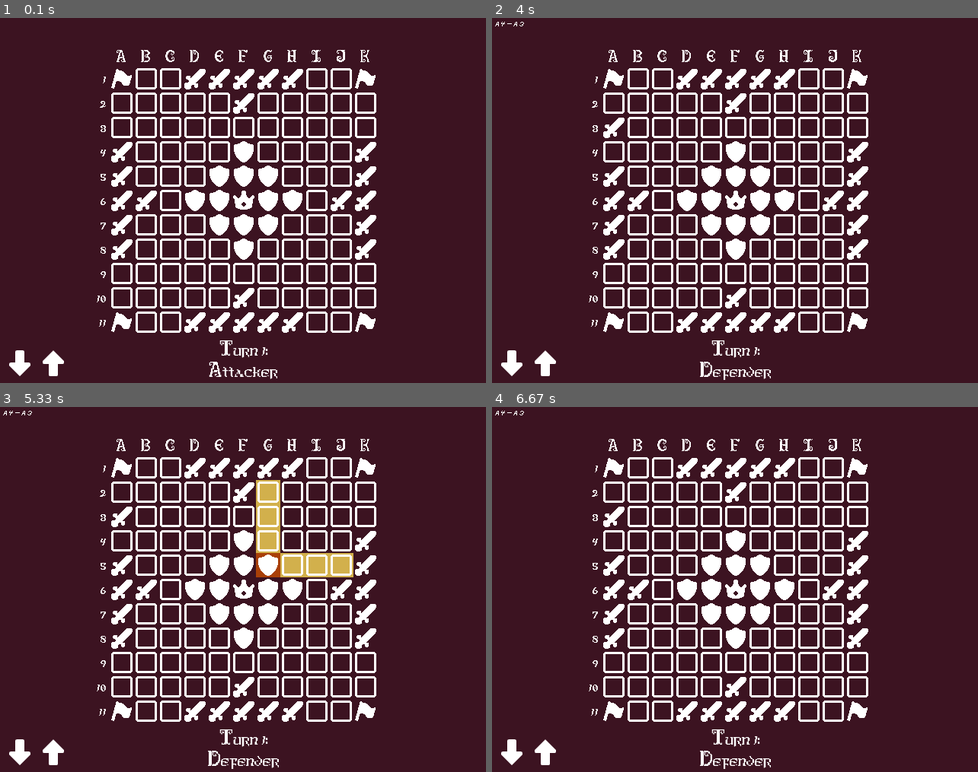
Above: before the commit, frames 1-4 (two rows, left to right).
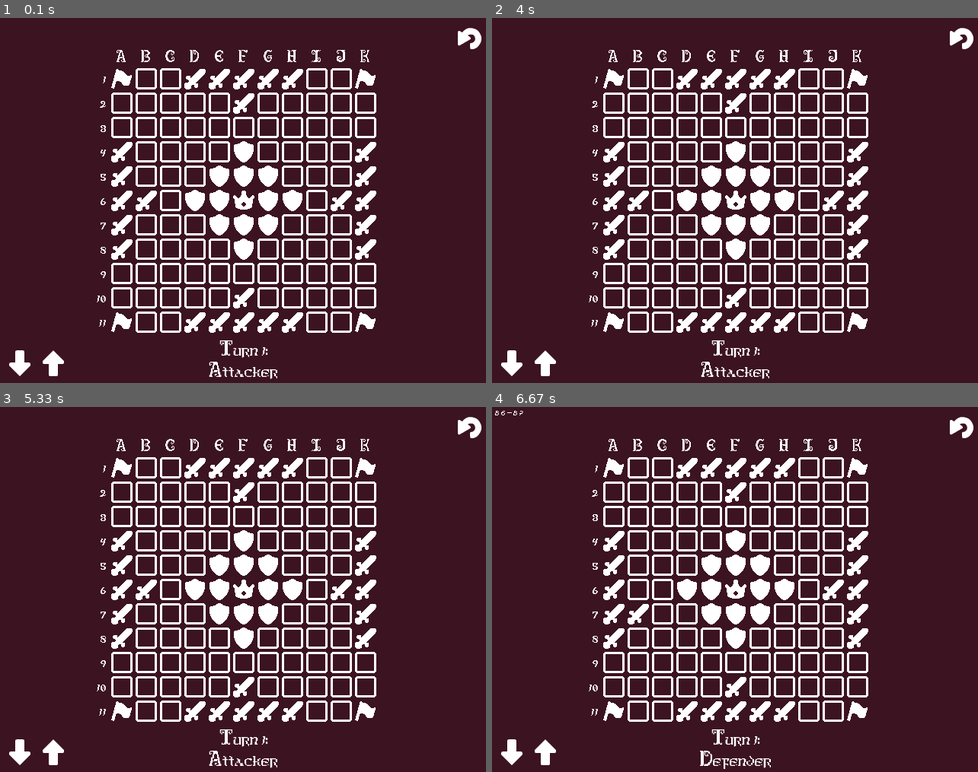
Above: after the commit, the same moments.

Repository: joaquinkiko/hnefatafl-pygame
Game: pygame game, started from main.py
The game is run twice, just before and just after one commit, with the same random seed, the same clock (stepped at 60 frames per second) and the same inputs.
Inputs (mouse positions are in pixels of both pictures, inside the frame that each line leads up to):
- Up to frame 1 (0.1 s): no input
- Up to frame 2 (4 s): click (958, 36) at 0.38 s; click (618, 204) at 0.72 s; click (511, 364) at 1.05 s; click (613, 153) at 1.38 s; click (618, 127) at 1.72 s; click (744, 240) at 2.05 s; click (861, 258) at 2.38 s; click (958, 36) at 3.72 s
- Up to frame 3 (5.33 s): click (121, 563) at 4.05 s; click (121, 636) at 4.38 s; click (267, 574) at 4.72 s
- Up to frame 4 (6.67 s): click (866, 629) at 5.55 s; click (637, 589) at 5.88 s; click (642, 618) at 6.22 s

The runs differ from the first frame. In frame 1, 0.2% of the frame differs, in the area x 94-100%, y 2-9%; in frame 2, 0.8%; in frame 3, 2.4%, in the area x 0-100%, y 1-100%; in frame 4, 0.9%.

Commit message:
Add reset button

Diff:
--- a/hnefatafl.py
+++ b/hnefatafl.py
@@ -95,10 +95,10 @@
         self.width: int = width
         self.height: int = height
         self.king: Position = king
-        self.attackers: list[Position] = attackers
-        self.defenders: list[Position] = defenders
-        self.escape_spaces: list[Position] = escape_spaces
-        self.restricted_spaces: list[Position] = restricted_spaces
+        self.attackers: list[Position] = attackers.copy()
+        self.defenders: list[Position] = defenders.copy()
+        self.escape_spaces: list[Position] = escape_spaces.copy()
+        self.restricted_spaces: list[Position] = restricted_spaces.copy()
 
         for position in [self.king] + self.attackers + self.defenders:
             self._assert_in_bounds(position)
--- a/main.py
+++ b/main.py
@@ -27,6 +27,7 @@
 ASSET_THRONE: str = f"{ASSET_DIR}s_throne.png"
 ASSET_ARROW_UP: str = f"{ASSET_DIR}arrow_up.png"
 ASSET_ARROW_DOWN: str = f"{ASSET_DIR}arrow_down.png"
+ASSET_RESET: str = f"{ASSET_DIR}reset.png"
 ASSET_FONT_BOARD: str | None = f"{ASSET_DIR}antiquity-print.ttf"
 ASSET_FONT_LOG: str | None =  f"{ASSET_DIR}textmachine_handwriting.ttf"
 ASSET_FONT_STATUS: str | None = f"{ASSET_DIR}antiquity-print.ttf"
@@ -83,6 +84,7 @@
     }
     arrow_up_img: Surface = pygame.image.load(ASSET_ARROW_UP)
     arrow_down_img: Surface = pygame.image.load(ASSET_ARROW_DOWN)
+    reset_img: Surface = pygame.image.load(ASSET_RESET)
     texture_sizes: dict[str, tuple[int, int]] = {}
     for key in textures.keys():
         texture_sizes[key] = textures[key].get_size()
@@ -103,6 +105,13 @@
         arrow_down_img.get_size()[0],
         arrow_down_img.get_size()[1]
         )
+    # Top right corner
+    reset_rect: pygame.Rect = pygame.Rect(
+        WINDOW_WIDTH - reset_img.get_size()[0],
+        0,
+        reset_img.get_size()[0],
+        reset_img.get_size()[1]
+        )
     # This is how much area we have to display text
     log_area_height: int = WINDOW_HEIGHT - arrow_buttons_height - FONT_LOG_TOP_LEFT[1] - font_log.get_height()
 
@@ -134,6 +143,12 @@
                         continue
                     if arrow_down_rect.collidepoint(event.pos):
                         log_scroll_offset = log_scroll_offset + LOG_SCROLL_SPEED
+                        continue
+                    if reset_rect.collidepoint(event.pos):
+                        # Reset board
+                        selected_piece = None
+                        pygame.mixer.music.play(-1, 0, 0)
+                        board = Board()
                         continue
                     # Board click
                     for gui_position in gui_positions:
@@ -214,6 +229,7 @@
         draw_board_log(window, board, font_log, log_scroll_offset, log_area_height)
         window.blit(arrow_up_img, arrow_up_rect.topleft)
         window.blit(arrow_down_img, arrow_down_rect.topleft)
+        window.blit(reset_img, reset_rect.topleft)
         daw_board_status(window, board, font_status)
 
         # Update the window
Binary file added: assets/reset.png
